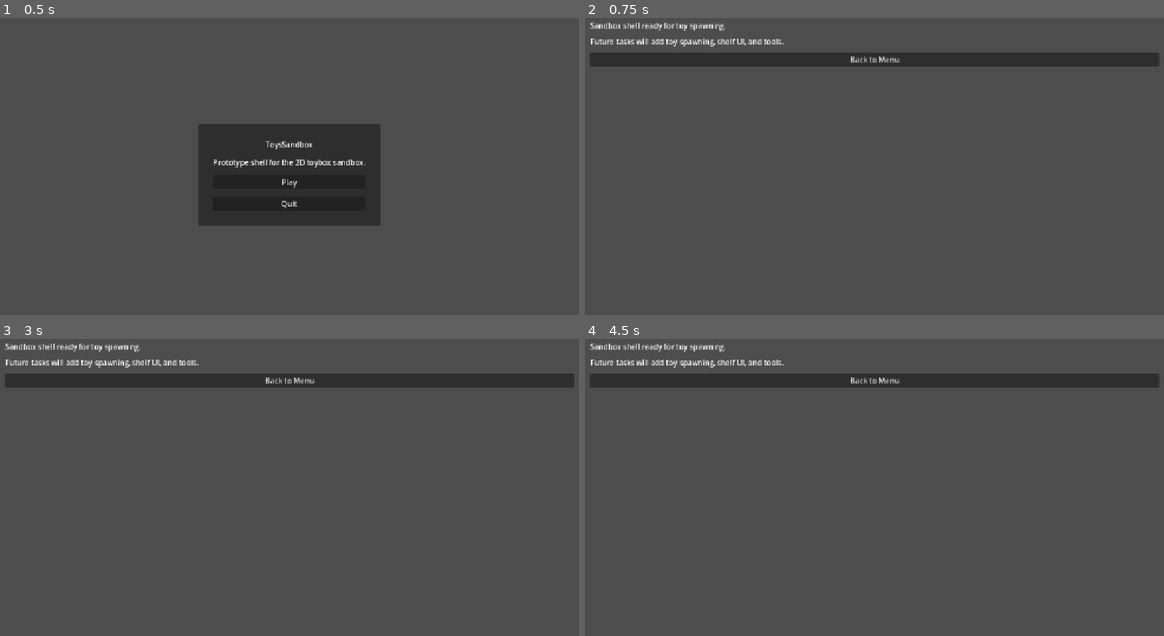
Above: before the commit, frames 1-4 (two rows, left to right).
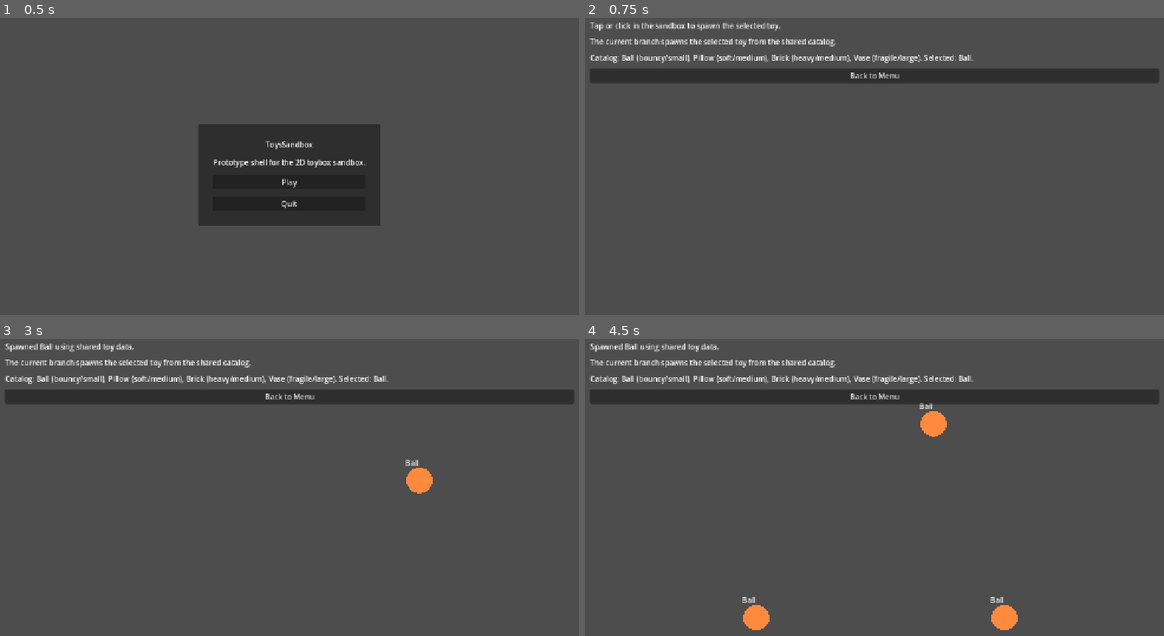
Above: after the commit, the same moments.

Repository: SoundBlaster/ToysSandbox
Game: Godot game, scene res://scenes/boot/Boot.tscn
Two runs of this game, one before a commit and one after it. Both use one fixed random seed, a clock stepped at 60 frames per second and the inputs below.
Inputs (mouse positions are in pixels of both pictures, inside the frame that each line leads up to):
- Up to frame 1 (0.5 s): no input
- Up to frame 2 (0.75 s): click "Play" at 0.5 s
- Up to frame 3 (3 s): click "Back to Menu" at 1.25 s; click "Play" at 2 s; tap Enter at 2.75 s; move the mouse to (416, 478) at 2.77 s; click (416, 478) at 2.92 s
- Up to frame 4 (4.5 s): move the mouse to (758, 511) at 3.52 s; click (758, 511) at 3.67 s; move the mouse to (932, 422) at 4.27 s; click (932, 422) at 4.42 s

Frame 1 is identical in both runs. In frame 2, 9.9% of the frame differs, in the area x 0-99%, y 1-22%; in frame 3, 10%; in frame 4, 11%, in the area x 0-99%, y 1-99%.

Commit message:
Implement P1-T2: add shared toy catalog and spawn pipeline

Diff:
--- a/scenes/game/Sandbox.tscn
+++ b/scenes/game/Sandbox.tscn
@@ -13,6 +13,8 @@
 
 [node name="Sandbox" type="Node2D"]
 script = ExtResource("1")
+
+[node name="SpawnedToys" type="Node2D" parent="."]
 
 [node name="Floor" type="StaticBody2D" parent="."]
 position = Vector2(640, 676)
@@ -53,7 +55,12 @@
 
 [node name="HintLabel" type="Label" parent="CanvasLayer/MarginContainer/VBoxContainer"]
 layout_mode = 2
-text = "Future tasks will add toy spawning, shelf UI, and tools."
+text = "The current branch spawns the selected toy from the shared catalog."
+
+[node name="CatalogLabel" type="Label" parent="CanvasLayer/MarginContainer/VBoxContainer"]
+layout_mode = 2
+autowrap_mode = 3
+text = "Catalog loading..."
 
 [node name="BackButton" type="Button" parent="CanvasLayer/MarginContainer/VBoxContainer"]
 layout_mode = 2
--- /dev/null
+++ b/scenes/game/ToyInstance.tscn
@@ -0,0 +1,21 @@
+[gd_scene load_steps=2 format=3]
+
+[ext_resource type="Script" path="res://scripts/game/ToyInstance.gd" id="1"]
+
+[node name="ToyInstance" type="RigidBody2D"]
+script = ExtResource("1")
+gravity_scale = 1.0
+contact_monitor = true
+max_contacts_reported = 4
+
+[node name="CollisionShape2D" type="CollisionShape2D" parent="."]
+
+[node name="BodyPolygon" type="Polygon2D" parent="."]
+color = Color(1, 1, 1, 1)
+
+[node name="NameLabel" type="Label" parent="."]
+offset_left = -48.0
+offset_top = -72.0
+offset_right = 48.0
+offset_bottom = -48.0
+horizontal_alignment = 1
--- a/scripts/autoload/ToyCatalog.gd
+++ b/scripts/autoload/ToyCatalog.gd
@@ -1,31 +1,111 @@
 extends Node
 
-const PLACEHOLDER_TOYS := [
-	{
+const SCALE_PRESETS := {
+	&"small": {
+		"size": Vector2(56.0, 56.0),
+	},
+	&"medium": {
+		"size": Vector2(84.0, 56.0),
+	},
+	&"large": {
+		"size": Vector2(96.0, 96.0),
+	},
+}
+
+const ARCHETYPE_DEFAULTS := {
+	&"bouncy": {
+		"gravity_scale": 1.0,
+		"linear_damp": 0.15,
+		"angular_damp": 0.1,
+		"mass": 0.8,
+		"reaction_hooks": [&"bounce", &"roll"],
+	},
+	&"soft": {
+		"gravity_scale": 0.9,
+		"linear_damp": 1.4,
+		"angular_damp": 1.0,
+		"mass": 1.0,
+		"reaction_hooks": [&"squish", &"settle"],
+	},
+	&"heavy": {
+		"gravity_scale": 1.2,
+		"linear_damp": 0.5,
+		"angular_damp": 0.6,
+		"mass": 2.4,
+		"reaction_hooks": [&"thud", &"stack"],
+	},
+	&"fragile": {
+		"gravity_scale": 1.0,
+		"linear_damp": 0.35,
+		"angular_damp": 0.45,
+		"mass": 1.2,
+		"reaction_hooks": [&"clink", &"shatter"],
+	},
+}
+
+const TOY_DEFINITIONS := {
+	&"ball": {
 		"id": &"ball",
 		"display_name": "Ball",
-		"archetype": "bouncy",
+		"archetype": &"bouncy",
+		"scale_preset": &"small",
+		"shape": &"circle",
+		"color": Color("ff8a3d"),
 	},
-	{
+	&"pillow": {
 		"id": &"pillow",
 		"display_name": "Pillow",
-		"archetype": "soft",
+		"archetype": &"soft",
+		"scale_preset": &"medium",
+		"shape": &"pillow",
+		"color": Color("8dd9c2"),
 	},
-	{
+	&"brick": {
 		"id": &"brick",
 		"display_name": "Brick",
-		"archetype": "heavy",
+		"archetype": &"heavy",
+		"scale_preset": &"medium",
+		"shape": &"rectangle",
+		"color": Color("b65a3a"),
 	},
-	{
+	&"vase": {
 		"id": &"vase",
 		"display_name": "Vase",
-		"archetype": "fragile",
+		"archetype": &"fragile",
+		"scale_preset": &"large",
+		"shape": &"vase",
+		"color": Color("7ca7ff"),
 	},
-]
+}
+
+const TOY_ORDER: Array[StringName] = [&"ball", &"pillow", &"brick", &"vase"]
 
 
 func list_ids() -> Array[StringName]:
-	var ids: Array[StringName] = []
-	for toy in PLACEHOLDER_TOYS:
-		ids.append(toy["id"])
-	return ids
+	return TOY_ORDER.duplicate()
+
+
+func list_toys() -> Array[Dictionary]:
+	var toys: Array[Dictionary] = []
+	for toy_id in list_ids():
+		toys.append(get_toy_definition(toy_id))
+	return toys
+
+
+func has_toy(toy_id: StringName) -> bool:
+	return TOY_DEFINITIONS.has(toy_id)
+
+
+func get_toy_definition(toy_id: StringName) -> Dictionary:
+	if not TOY_DEFINITIONS.has(toy_id):
+		return {}
+
+	var base_definition: Dictionary = TOY_DEFINITIONS[toy_id]
+	var archetype_defaults: Dictionary = ARCHETYPE_DEFAULTS.get(base_definition.get("archetype", &""), {})
+	var scale_defaults: Dictionary = SCALE_PRESETS.get(base_definition.get("scale_preset", &""), {})
+
+	var definition := {}
+	definition.merge(archetype_defaults, true)
+	definition.merge(scale_defaults, true)
+	definition.merge(base_definition, true)
+	return definition
--- a/scripts/game/Sandbox.gd
+++ b/scripts/game/Sandbox.gd
@@ -1,13 +1,77 @@
 extends Node2D
+
+const TOY_INSTANCE_SCENE := preload("res://scenes/game/ToyInstance.tscn")
+const PLAY_AREA_RECT := Rect2(Vector2(72.0, 72.0), Vector2(1136.0, 560.0))
 
 @onready var back_button: Button = $CanvasLayer/MarginContainer/VBoxContainer/BackButton
 @onready var status_label: Label = $CanvasLayer/MarginContainer/VBoxContainer/StatusLabel
+@onready var catalog_label: Label = $CanvasLayer/MarginContainer/VBoxContainer/CatalogLabel
+@onready var spawn_root: Node2D = $SpawnedToys
 
 
 func _ready() -> void:
 	back_button.pressed.connect(_on_back_pressed)
-	status_label.text = "Sandbox shell ready for toy spawning."
+	status_label.text = "Tap or click in the sandbox to spawn the selected toy."
+	catalog_label.text = _build_catalog_text()
+
+
+func _unhandled_input(event: InputEvent) -> void:
+	var spawn_position := _get_spawn_position(event)
+
+	if spawn_position == null:
+		return
+
+	_spawn_selected_toy(spawn_position)
 
 
 func _on_back_pressed() -> void:
 	get_tree().change_scene_to_file("res://scenes/menu/MainMenu.tscn")
+
+
+func _spawn_selected_toy(spawn_position: Vector2) -> void:
+	var toy_id := GameState.selected_toy_id
+	var definition := ToyCatalog.get_toy_definition(toy_id)
+
+	if definition.is_empty():
+		status_label.text = "Selected toy is missing from the catalog."
+		return
+
+	var toy_instance: RigidBody2D = TOY_INSTANCE_SCENE.instantiate()
+	toy_instance.position = _clamp_to_play_area(spawn_position)
+	spawn_root.add_child(toy_instance)
+	toy_instance.call("configure", definition)
+
+	status_label.text = "Spawned %s using shared toy data." % definition.get("display_name", "Toy")
+
+
+func _get_spawn_position(event: InputEvent) -> Variant:
+	if event is InputEventMouseButton and event.button_index == MOUSE_BUTTON_LEFT and event.pressed:
+		return event.position
+
+	if event is InputEventScreenTouch and event.pressed:
+		return event.position
+
+	return null
+
+
+func _clamp_to_play_area(point: Vector2) -> Vector2:
+	return Vector2(
+		clampf(point.x, PLAY_AREA_RECT.position.x, PLAY_AREA_RECT.end.x),
+		clampf(point.y, PLAY_AREA_RECT.position.y, PLAY_AREA_RECT.end.y)
+	)
+
+
+func _build_catalog_text() -> String:
+	var entries: Array[String] = []
+
+	for definition in ToyCatalog.list_toys():
+		entries.append("%s (%s/%s)" % [
+			definition.get("display_name", "Toy"),
+			String(definition.get("archetype", &"unknown")),
+			String(definition.get("scale_preset", &"unknown")),
+		])
+
+	return "Catalog: %s. Selected: %s." % [
+		", ".join(entries),
+		String(GameState.selected_toy_id).capitalize(),
+	]
--- /dev/null
+++ b/scripts/game/ToyInstance.gd
@@ -0,0 +1,95 @@
+extends RigidBody2D
+
+@onready var collision_shape: CollisionShape2D = $CollisionShape2D
+@onready var body_polygon: Polygon2D = $BodyPolygon
+@onready var name_label: Label = $NameLabel
+
+var toy_definition: Dictionary = {}
+
+
+func configure(definition: Dictionary) -> void:
+	toy_definition = definition.duplicate(true)
+
+	if toy_definition.is_empty():
+		return
+
+	if collision_shape == null:
+		collision_shape = get_node("CollisionShape2D")
+		body_polygon = get_node("BodyPolygon")
+		name_label = get_node("NameLabel")
+
+	name = "Toy_%s" % String(toy_definition.get("id", &"unknown"))
+	mass = float(toy_definition.get("mass", 1.0))
+	gravity_scale = float(toy_definition.get("gravity_scale", 1.0))
+	linear_damp = float(toy_definition.get("linear_damp", 0.2))
+	angular_damp = float(toy_definition.get("angular_damp", 0.2))
+
+	_apply_shape()
+	_apply_visuals()
+
+
+func _apply_shape() -> void:
+	var size: Vector2 = toy_definition.get("size", Vector2(72.0, 72.0))
+	var shape_name: StringName = toy_definition.get("shape", &"rectangle")
+
+	match shape_name:
+		&"circle":
+			var circle_shape := CircleShape2D.new()
+			circle_shape.radius = size.x * 0.5
+			collision_shape.shape = circle_shape
+			body_polygon.polygon = _build_circle_polygon(circle_shape.radius)
+		&"pillow":
+			var pillow_shape := RectangleShape2D.new()
+			pillow_shape.size = size
+			collision_shape.shape = pillow_shape
+			body_polygon.polygon = PackedVector2Array([
+				Vector2(-size.x * 0.45, -size.y * 0.35),
+				Vector2(0.0, -size.y * 0.5),
+				Vector2(size.x * 0.45, -size.y * 0.35),
+				Vector2(size.x * 0.5, 0.0),
+				Vector2(size.x * 0.45, size.y * 0.35),
+				Vector2(0.0, size.y * 0.5),
+				Vector2(-size.x * 0.45, size.y * 0.35),
+				Vector2(-size.x * 0.5, 0.0),
+			])
+		&"vase":
+			var vase_shape := RectangleShape2D.new()
+			vase_shape.size = Vector2(size.x * 0.6, size.y)
+			collision_shape.shape = vase_shape
+			body_polygon.polygon = PackedVector2Array([
+				Vector2(-size.x * 0.18, -size.y * 0.5),
+				Vector2(size.x * 0.18, -size.y * 0.5),
+				Vector2(size.x * 0.28, -size.y * 0.2),
+				Vector2(size.x * 0.36, size.y * 0.35),
+				Vector2(0.0, size.y * 0.5),
+				Vector2(-size.x * 0.36, size.y * 0.35),
+				Vector2(-size.x * 0.28, -size.y * 0.2),
+			])
+		_:
+			var rectangle_shape := RectangleShape2D.new()
+			rectangle_shape.size = size
+			collision_shape.shape = rectangle_shape
+			body_polygon.polygon = PackedVector2Array([
+				Vector2(-size.x * 0.5, -size.y * 0.5),
+				Vector2(size.x * 0.5, -size.y * 0.5),
+				Vector2(size.x * 0.5, size.y * 0.5),
+				Vector2(-size.x * 0.5, size.y * 0.5),
+			])
+
+
+func _apply_visuals() -> void:
+	body_polygon.color = toy_definition.get("color", Color.WHITE)
+	name_label.text = toy_definition.get("display_name", "Toy")
+	var size: Vector2 = toy_definition.get("size", Vector2(72.0, 72.0))
+	name_label.position = Vector2(-64.0, -size.y * 0.9)
+
+
+func _build_circle_polygon(radius: float) -> PackedVector2Array:
+	var points := PackedVector2Array()
+	var sides := 24
+
+	for index in range(sides):
+		var angle := TAU * float(index) / float(sides)
+		points.append(Vector2.RIGHT.rotated(angle) * radius)
+
+	return points
Not shown, added: SPECS/INPROGRESS/P1-T2_Validation_Report.md
